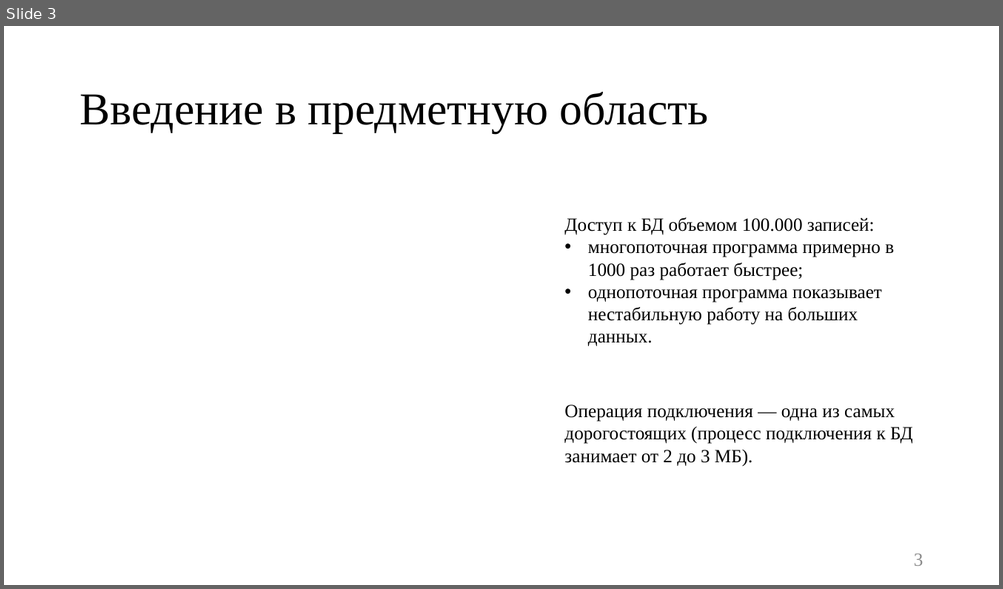
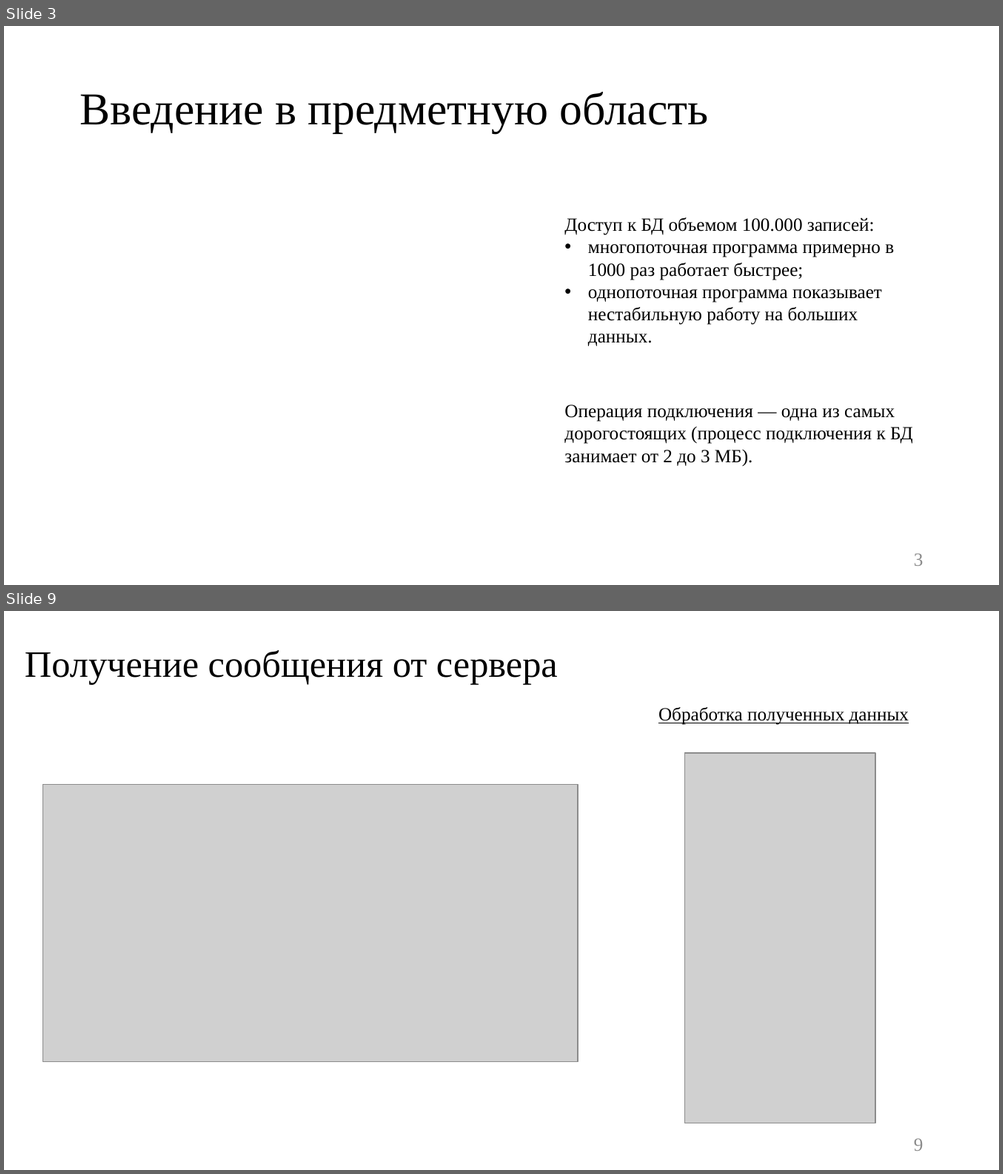
Before and after one commit to platosha-git/Diplom-theory, a slide deck: Презентация.pptx. Shown one above the other, each under a label of ours: slide 3 before the commit, slides 3 and 9 after it; the slides between them are not shown. The pictures are 1003x589 and 1003x1174 pixels, drawn with LibreOffice and Linux fonts; fonts in the diff are those of the drawing; grey boxes stand for pictures. Boxes give left, top, right and bottom in pixels: in the first picture for what was removed or moved away, otherwise in the second. Text is boxed around its words. In the diff, an @@ line names an element or a change of style, - is before the commit and + after.

```diff
--- a/Презентация.pptx
+++ b/Презентация.pptx
@@ slide 9 added at (x1=4, y1=611, x2=999, y2=1170), background #FFFFFF @@
@@ title added at (x1=25, y1=650, x2=558, y2=684), 36 pt, text #000000 @@
+Получение сообщения от сервера
@@ text added at (x1=658, y1=707, x2=908, y2=725), 18 pt, text #000000, underline @@
+Обработка полученных данных
@@ picture added at (x1=685, y1=754, x2=875, y2=1125) @@
@@ picture added at (x1=43, y1=785, x2=578, y2=1062) @@
@@ page number added at (x1=913, y1=1139, x2=923, y2=1151), 18 pt, text #8C8C8C @@
+9
```
Also in this commit, not shown: 12 slides changed, 1 other slide added, 4 slides removed, 20 other files.
